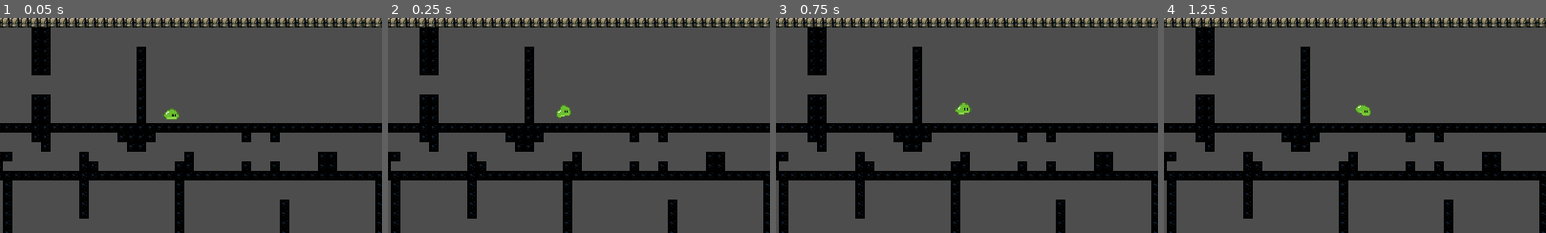
Above: before the commit, frames 1-4 (left to right).
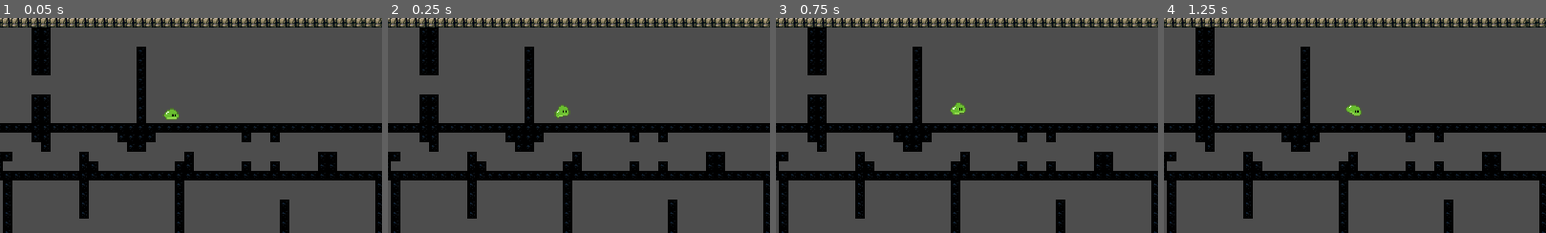
Above: after the commit, the same moments.

Repository: OSGH-web/balloon-movement-demo
Game: Godot game, scene res://levels/level-jake-1.tscn
The game is run twice, just before and just after one commit, with the same random seed, the same clock (stepped at 60 frames per second) and the same inputs. This scene is started directly instead of the project's main scene.
Inputs:
- Up to frame 1 (0.05 s): no input
- Up to frame 2 (0.25 s): no input
- Up to frame 3 (0.75 s): hold Right (ui_right) from 0.53 s (still down)
- Up to frame 4 (1.25 s): keep holding Right (ui_right); tap Up (ui_up) at 0.77 s
The pictures show only the part of the screen within x 37-87%, y 0-50%; the shares and areas given below are measured in that part.

Frame 1 is identical in both runs. In frame 2, 0.1% of the frame differs, in the area x 43-48%, y 40-47%; in frame 3, 0.2%; in frame 4, 0.3%, in the area x 47-55%, y 40-46%.

Commit message:
Adjusted collision layers and added README_collision for clarity.

Diff:
--- a/assets/tilesets/Caves_Forest.tres
+++ b/assets/tilesets/Caves_Forest.tres
@@ -485,7 +485,8 @@
 
 [resource]
 tile_size = Vector2i(24, 24)
-physics_layer_0/collision_layer = 1
+physics_layer_0/collision_layer = 2
+physics_layer_0/collision_mask = 0
 sources/1 = SubResource("TileSetAtlasSource_2v7b3")
 sources/2 = SubResource("TileSetAtlasSource_6k8qy")
 sources/0 = SubResource("TileSetAtlasSource_vm68j")
--- a/project.godot
+++ b/project.godot
@@ -53,6 +53,12 @@
 ]
 }
 
+[layer_names]
+
+2d_physics/layer_1="Player"
+2d_physics/layer_2="Environment"
+2d_physics/layer_3="Killzone"
+
 [rendering]
 
 textures/canvas_textures/default_texture_filter=0
--- a/scenes/gas_can.tscn
+++ b/scenes/gas_can.tscn
@@ -107,7 +107,7 @@
 
 [node name="GasCan" type="Area2D"]
 scale = Vector2(3, 3)
-collision_layer = 2
+collision_layer = 0
 script = ExtResource("1_lkxy0")
 
 [node name="Sprite2D" type="Sprite2D" parent="."]
--- a/scenes/killzone.tscn
+++ b/scenes/killzone.tscn
@@ -3,6 +3,7 @@
 [ext_resource type="Script" uid="uid://bas8kaffl424" path="res://scripts/killzone.gd" id="1_xlapc"]
 
 [node name="Killzone" type="Area2D"]
+collision_layer = 0
 script = ExtResource("1_xlapc")
 
 [node name="Timer" type="Timer" parent="."]
--- a/scenes/player.tscn
+++ b/scenes/player.tscn
@@ -80,7 +80,7 @@
 
 [node name="Player" type="CharacterBody2D"]
 scale = Vector2(3, 3)
-collision_mask = 3
+collision_mask = 2
 script = ExtResource("1_onrkg")
 
 [node name="AnimatedSprite2D" type="AnimatedSprite2D" parent="."]
--- a/scripts/slime.gd
+++ b/scripts/slime.gd
@@ -1,6 +1,10 @@
 extends Node2D
+
+const SPEED = 40
+
+var direction = 1
 
 # Called every frame. 'delta' is the elapsed time since the previous frame.
 func _process(delta: float) -> void:
 	if $AnimatedSprite2D.frame in range(1,12):
-		position.x +=1
+		position.x += direction * SPEED * delta
Not shown, added: README_collision.md
